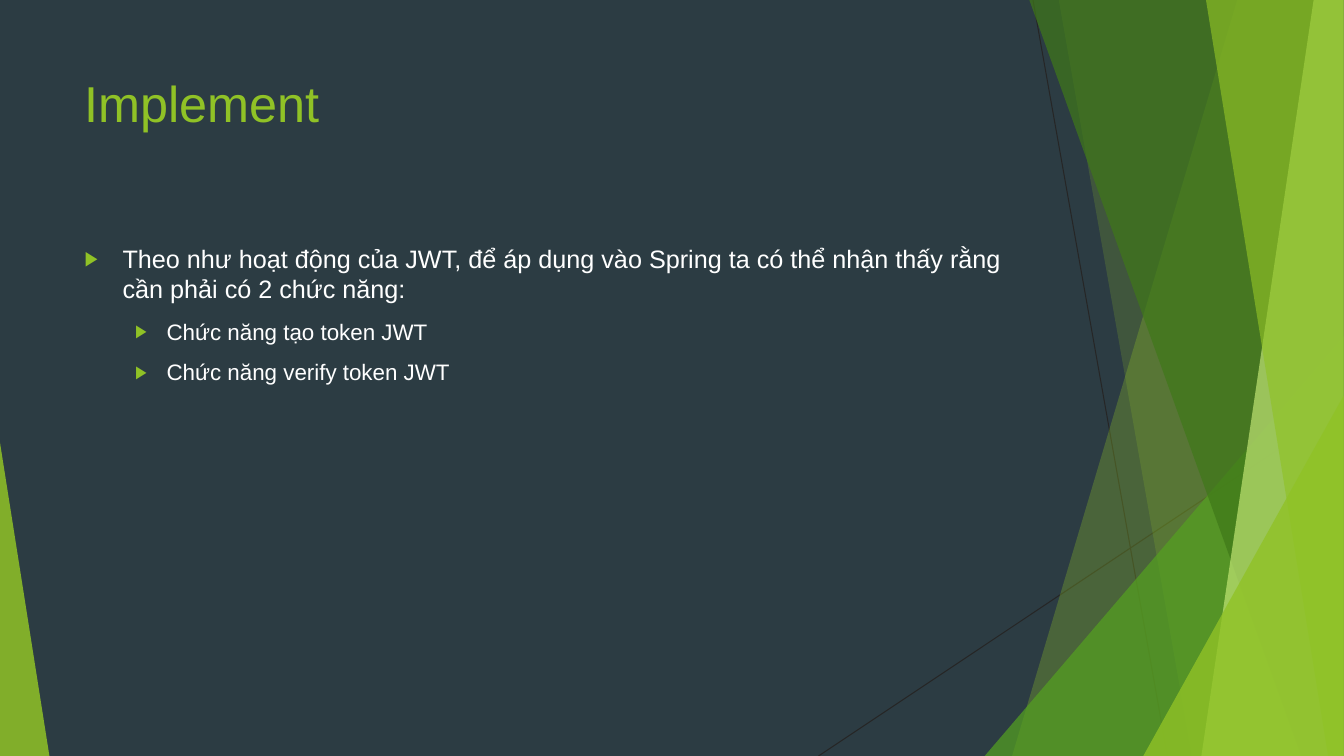
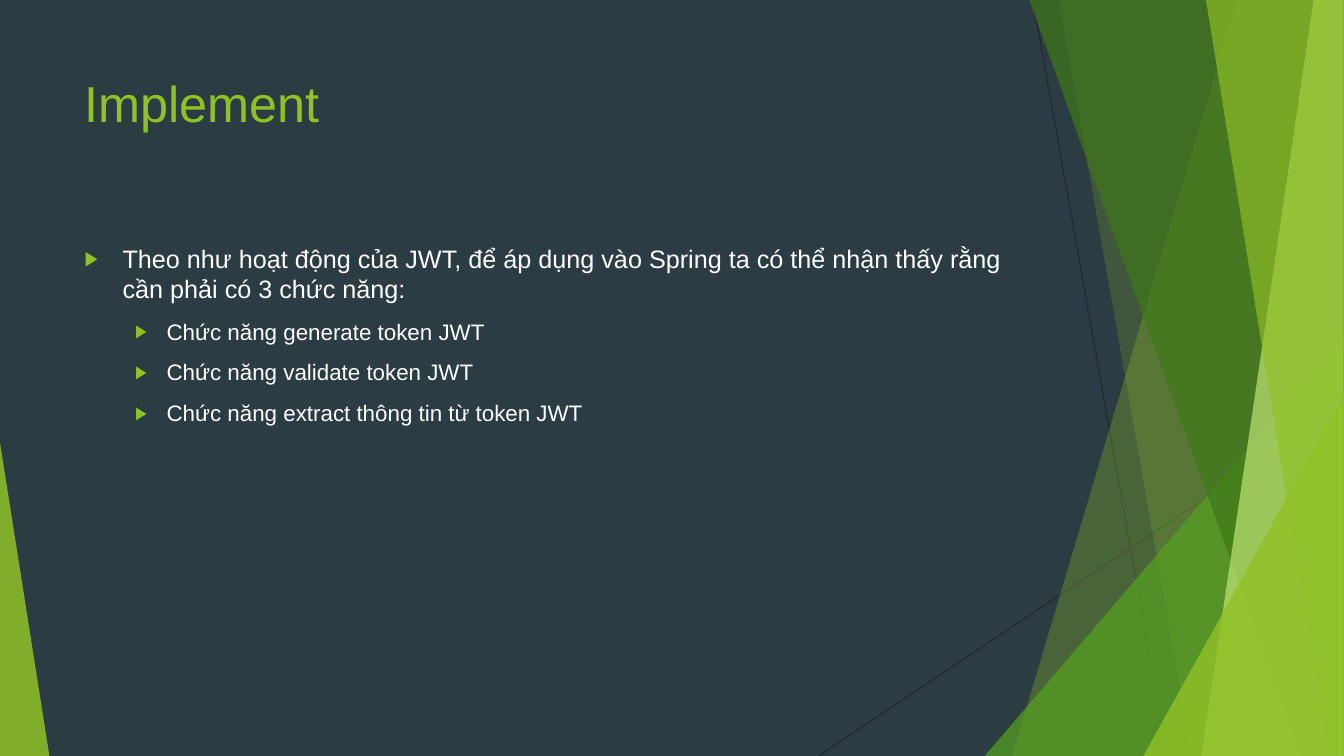
Before and after one commit to sobbingwind/SpringBoot, a slide deck: slide 12 of 11.Spring Security JWT.pptx. Drawn at 1344x756 pixels with LibreOffice and Linux fonts; fonts in the diff are those of the drawing. Boxes give left, top, right and bottom in pixels: in the first picture for what was removed or moved away, otherwise in the second. Text is boxed around its words. In the diff, an @@ line names an element or a change of style, - is before the commit and + after.

```diff
--- a/11.Spring Security JWT.pptx
+++ b/11.Spring Security JWT.pptx
@@ text at (x1=123, y1=248, x2=1000, y2=426): text changed; size 18 to 16 pt @@
-▶ Theo như hoạt động của JWT, để áp dụng vào Spring ta có thể nhận thấy rằng cần phải có 2 chức năng:
-  ▶ Chức năng tạo token JWT
-  ▶ Chức năng verify token JWT
+▶ Theo như hoạt động của JWT, để áp dụng vào Spring ta có thể nhận thấy rằng cần phải có 3 chức năng:
+  ▶ Chức năng generate token JWT
+  ▶ Chức năng validate token JWT
+  ▶ Chức năng extract thông tin từ token JWT
```
Also in this commit, not shown: 4 slides added.
